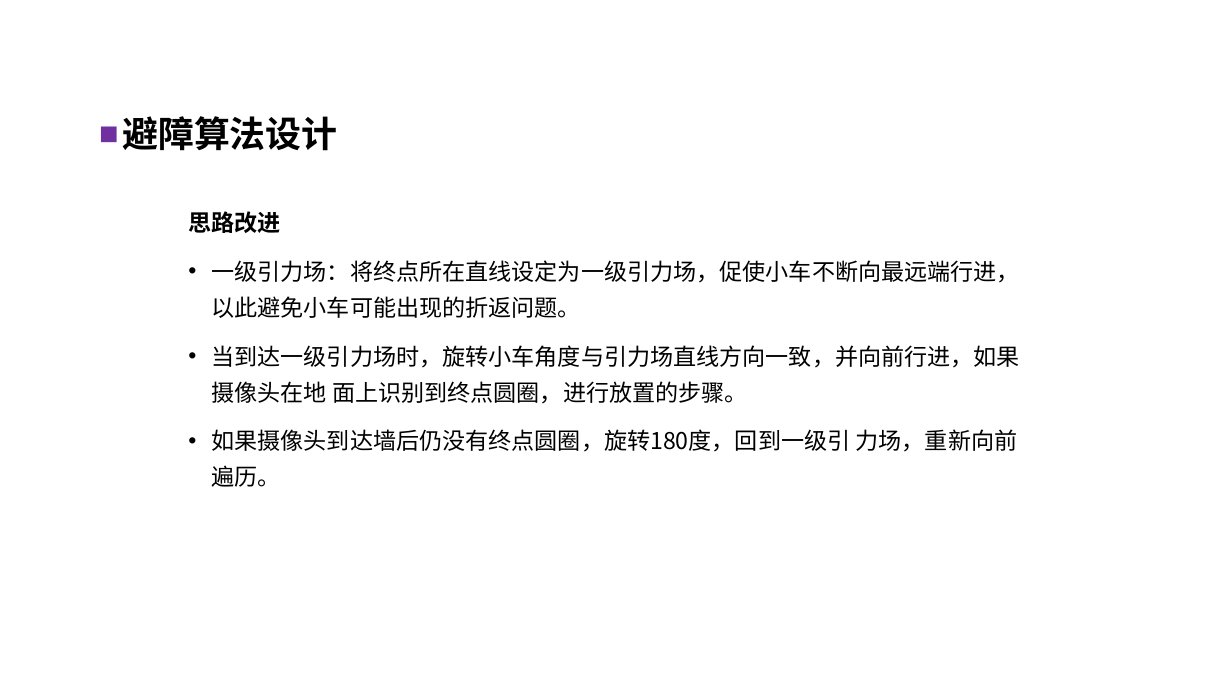
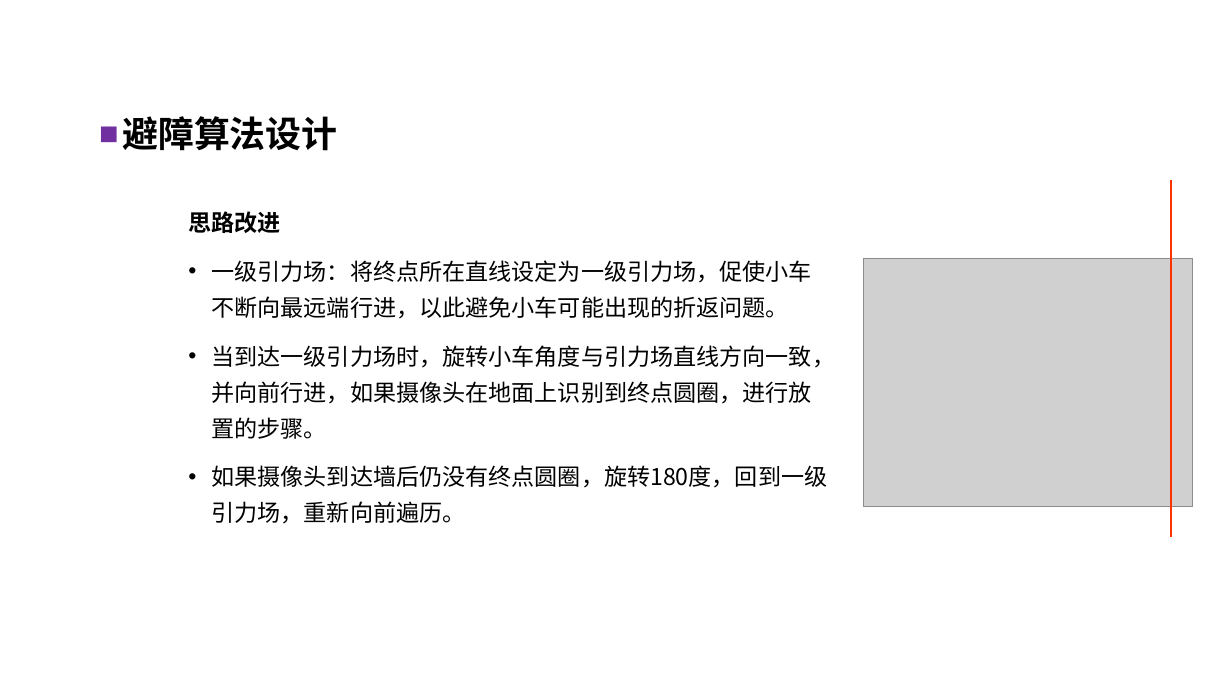
Before and after one commit to QiuYi111/AutonomousCar-, a slide deck: slide 31 of LiteratureReview/ppt/自主移动车原型设计.pptx (slide 33 before the commit). Drawn at 1232x693 pixels with LibreOffice and Linux fonts; fonts in the diff are those of the drawing; grey boxes stand for pictures; background and template pictures are left out. Boxes give left, top, right and bottom in pixels: in the first picture for what was removed or moved away, otherwise in the second. Text is boxed around its words. In the diff, an @@ line names an element or a change of style, - is before the commit and + after.

```diff
--- a/LiteratureReview/ppt/自主移动车原型设计.pptx
+++ b/LiteratureReview/ppt/自主移动车原型设计.pptx
@@ line added from (1171, 537) to (1171, 180), #FF3300 1 pt @@
@@ picture added at bbox=[864, 259, 1193, 506] @@
@@ text at bbox=[211, 345, 835, 524]: spaces changed @@
-• 当到达一级引力场时，旋转小车角度与引力场直线方向一致，并向前行进，如果摄像头在地 面上识别到终点圆圈，进行放置的步骤。
-• 如果摄像头到达墙后仍没有终点圆圈，旋转180度，回到一级引 力场，重新向前遍历。
+• 当到达一级引力场时，旋转小车角度与引力场直线方向一致，并向前行进，如果摄像头在地面上识别到终点圆圈，进行放置的步骤。
+• 如果摄像头到达墙后仍没有终点圆圈，旋转180度，回到一级引力场，重新向前遍历。
```
Also in this commit, not shown: 25 other slides changed, 3 slides added, 3 slides removed, 1 other file.
